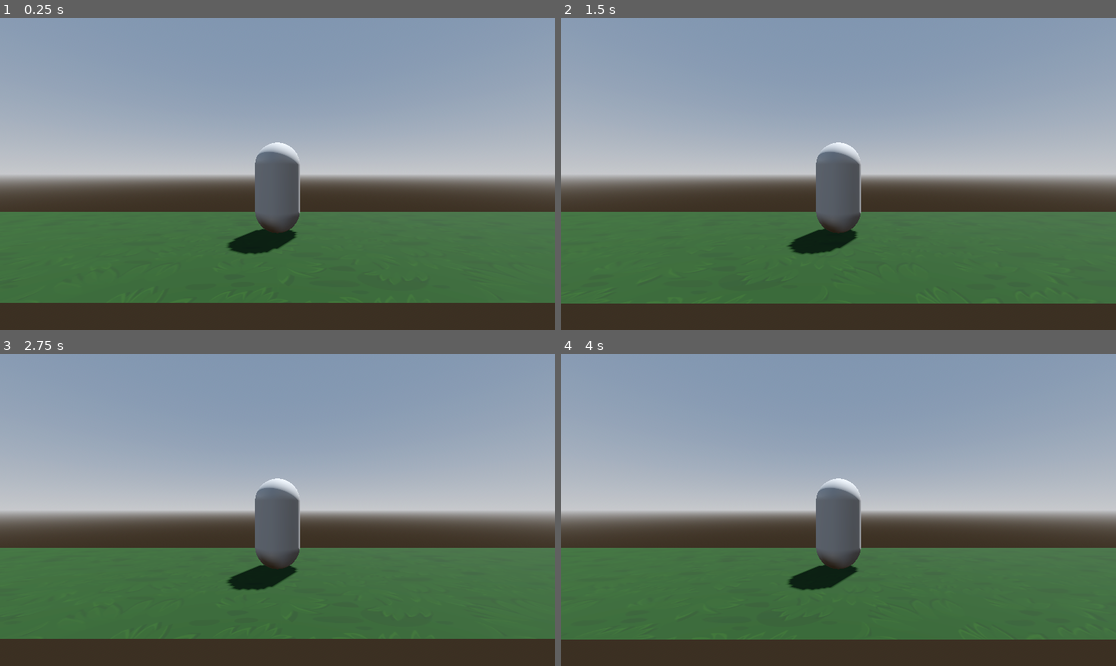
Above: before the commit, frames 1-4 (two rows, left to right).
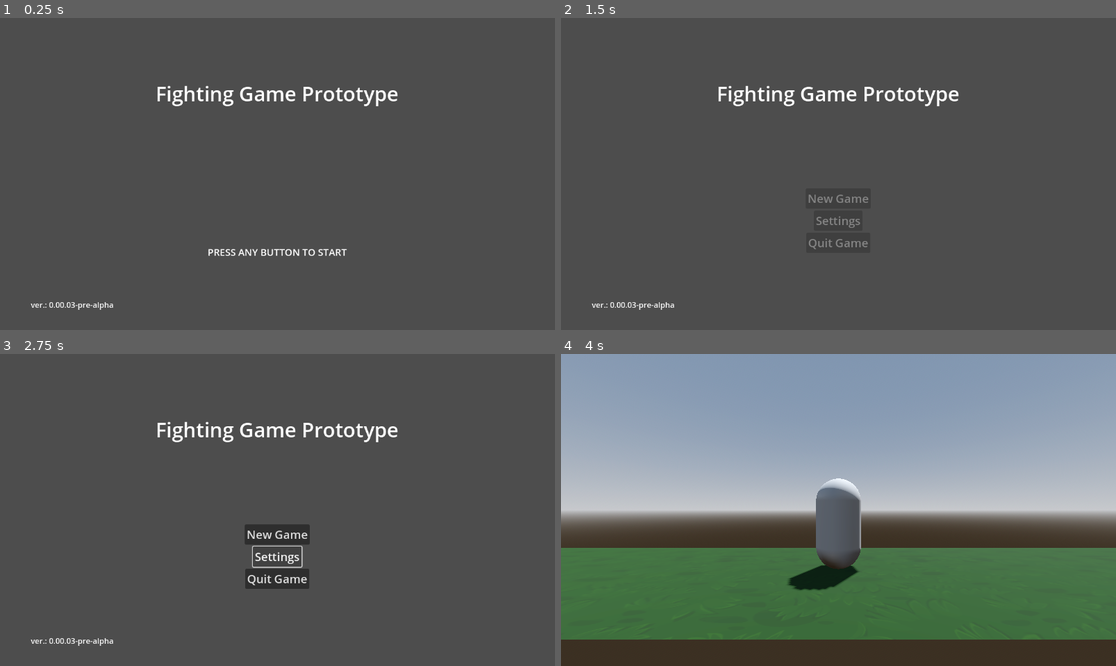
Above: after the commit, the same moments.

Repository: shoyguer/fighting-game-prototype-dev
Game: Godot game, scene res://ui/main_menu/main_menu.tscn
Two runs of this game, one before a commit and one after it. Both use one fixed random seed, a clock stepped at 60 frames per second and the inputs below. Before the commit the project starts from res://scenes/ring/base_ring.tscn.
Inputs (mouse positions are in pixels of both pictures, inside the frame that each line leads up to):
- Up to frame 1 (0.25 s): no input
- Up to frame 2 (1.5 s): tap Enter at 0.5 s; move the mouse to (960, 158) at 0.52 s; hold D (move_right) 0.53-1.28 s; hold S (move_crouch) 0.53-1.28 s; tap W (move_jump) at 0.77 s; move the mouse to (727, 189) at 1.27 s; hold A (move_left) from 1.28 s (still down); tap S (move_crouch) at 1.35 s
- Up to frame 3 (2.75 s): tap W (move_jump) at 1.52 s; release A (move_left) at 2 s; click (277, 556) at 2 s, where only the run after the commit has a clickable "Settings"
- Up to frame 4 (4 s): click (838, 534) at 2.75 s, where only the run after the commit has a clickable "New Game"; tap Space at 3.5 s; move the mouse to (894, 441) at 3.52 s; hold D (move_right) from 3.53 s (still down); hold S (move_crouch) from 3.53 s (still down)

The runs differ from the first frame. In frame 1, 96% of the frame differs, in the area x 0-100%, y 0-100%; in frame 2, 96%; in frame 3, 96%; in frame 4, less than 0.1%.

Commit message:
Main Menu done
- Added Scene Loader
- Added Main menu
- Added UI Buttons
- Added Game Version
- Added Main Menu buttons functionality to: Quit Game & New Game

Diff:
--- /dev/null
+++ b/fighting-game-prototype/autoload/global.gd
@@ -0,0 +1,8 @@
+extends Node
+
+
+var game_version: Dictionary = {
+	"major": "0",
+	"minor": "00",
+	"build": "03",
+	"label": "pre-alpha"}
--- a/fighting-game-prototype/project.godot
+++ b/fighting-game-prototype/project.godot
@@ -11,9 +11,14 @@
 [application]
 
 config/name="Fighting Game Prototype"
-run/main_scene="res://scenes/ring/base_ring.tscn"
+run/main_scene="res://ui/main_menu/main_menu.tscn"
 config/features=PackedStringArray("4.3", "Forward Plus")
 config/icon="res://icon.svg"
+
+[autoload]
+
+SceneLoader="*res://ui/scene_loader/scene_loader.tscn"
+Global="*res://autoload/global.gd"
 
 [input]
 
--- /dev/null
+++ b/fighting-game-prototype/ui/main_menu/button/ui_button.gd
@@ -0,0 +1,37 @@
+@tool
+class_name UIButton
+extends Button
+
+
+signal button_got_pressed(button: UIButton)
+
+enum ButtonType {
+	RESUME,
+	NEW_GAME,
+	LOAD_GAME,
+	SETTINGS,
+	RESTART,
+	QUIT_MENU,
+	QUIT_GAME
+}
+
+@export var button_type: ButtonType
+## You can just drag and drop the [PackedScene] here, and it will automatically set
+## the [member scene_path_to_load]. By doing so, this variable will still be empty. [br]
+## This variable NEEDS to stay empty, otherwise, it will load the whole scene for
+## every button, and take memory (and the [SceneLoader] will have no point in existing).
+@export var scene_to_load: PackedScene:
+	set(value):
+		if (scene_path_to_load is String) and (value != null):
+			scene_path_to_load = value.resource_path
+	get:
+		return scene_to_load
+@export var scene_path_to_load: String
+
+
+func _ready() -> void:
+	scene_to_load = scene_to_load
+
+
+func _button_pressed() -> void:
+	button_got_pressed.emit(self)
--- /dev/null
+++ b/fighting-game-prototype/ui/main_menu/button/ui_button.tscn
@@ -0,0 +1,11 @@
+[gd_scene load_steps=2 format=3 uid="uid://ckuhsxkta1i1s"]
+
+[ext_resource type="Script" path="res://ui/main_menu/button/ui_button.gd" id="1_0icm5"]
+
+[node name="Button" type="Button"]
+size_flags_horizontal = 4
+theme_override_font_sizes/font_size = 24
+text = "Button"
+script = ExtResource("1_0icm5")
+
+[connection signal="pressed" from="." to="." method="_button_pressed"]
--- /dev/null
+++ b/fighting-game-prototype/ui/main_menu/main_menu.gd
@@ -0,0 +1,97 @@
+class_name MainMenu
+extends Control
+
+
+enum State {
+	PRE_MENU,
+	MAIN_MENU
+}
+
+enum Fade {
+	IN, OUT
+}
+
+@export var current_state: State = State.PRE_MENU
+@export var fade_time: float = 0.5
+
+var current_container: VBoxContainer
+
+@onready var pre_menu: VBoxContainer = %PreMenu
+@onready var main_menu: VBoxContainer = %MainMenu
+@onready var game_version_label: Label = %GameVersionLabel
+
+
+
+func _ready() -> void:
+	main_menu.modulate.a = 0
+	current_container = pre_menu
+
+	# Connects all the main_menu buttons button_got_pressed signals.
+	for button: UIButton in main_menu.get_children():
+		button.button_got_pressed.connect(_menu_button_pressed)
+
+	#region Set Game Version
+	var game_version_label_text: String = "ver.: "
+
+	# Sets game version
+	for key in Global.game_version.keys():
+		if (key != "major") and (key != "label"):
+			game_version_label_text += "."
+		if key == "label":
+			game_version_label_text += "-"
+		game_version_label_text += Global.game_version[key]
+
+	game_version_label.text = game_version_label_text
+	#endregion
+
+
+func _input(event: InputEvent) -> void:
+	if (event is not InputEventMouse) and (event is not InputEventMouseMotion) and (
+		current_state == State.PRE_MENU):
+		_menu_state_manager(State.MAIN_MENU)
+
+
+func _menu_state_manager(new_state: State) -> void:
+	current_state = new_state
+
+	match new_state:
+		State.MAIN_MENU:
+			# Hides old VBoxContainer
+			await _fade_container(current_container, Fade.OUT)
+
+			# Little timer
+			await get_tree().create_timer(0.25).timeout
+
+			# Sets new VBoxContainer then shows it.
+			current_container = main_menu
+			await _fade_container(current_container, Fade.IN)
+
+
+func _menu_button_pressed(button: UIButton) -> void:
+	match button.button_type:
+
+		button.ButtonType.QUIT_GAME:
+			get_tree().quit()
+
+		_:
+			if button.scene_path_to_load != "":
+				SceneLoader.load_scene(button.scene_path_to_load)
+
+
+func _fade_container(container: VBoxContainer, type: Fade) -> void:
+	var tween = get_tree().create_tween()
+
+	match type:
+		Fade.IN:
+			container.show()
+			tween.tween_property(container, "modulate:a", 1, fade_time)
+			await tween.finished
+			return
+
+		Fade.OUT:
+			tween.tween_property(container, "modulate:a", 0, fade_time)
+			tween.tween_callback(func():
+				container.hide()
+				)
+			await tween.finished
+			return
--- /dev/null
+++ b/fighting-game-prototype/ui/main_menu/main_menu.tscn
@@ -0,0 +1,91 @@
+[gd_scene load_steps=3 format=3 uid="uid://41w8tahr6hsk"]
+
+[ext_resource type="Script" path="res://ui/main_menu/main_menu.gd" id="1_3p2fk"]
+[ext_resource type="PackedScene" uid="uid://ckuhsxkta1i1s" path="res://ui/main_menu/button/ui_button.tscn" id="2_spj15"]
+
+[node name="MainMenu" type="Control"]
+layout_mode = 3
+anchors_preset = 15
+anchor_right = 1.0
+anchor_bottom = 1.0
+grow_horizontal = 2
+grow_vertical = 2
+script = ExtResource("1_3p2fk")
+
+[node name="MarginContainer2" type="MarginContainer" parent="."]
+layout_mode = 0
+offset_right = 40.0
+offset_bottom = 40.0
+theme_override_constants/margin_left = 64
+theme_override_constants/margin_top = 584
+theme_override_constants/margin_right = 64
+theme_override_constants/margin_bottom = 80
+
+[node name="GameVersionLabel" type="Label" parent="MarginContainer2"]
+unique_name_in_owner = true
+layout_mode = 2
+text = "ver.: 0.00.00-test"
+
+[node name="MarginContainer" type="MarginContainer" parent="."]
+layout_mode = 1
+anchors_preset = 15
+anchor_right = 1.0
+anchor_bottom = 1.0
+grow_horizontal = 2
+grow_vertical = 2
+theme_override_constants/margin_left = 64
+theme_override_constants/margin_top = 128
+theme_override_constants/margin_right = 64
+theme_override_constants/margin_bottom = 80
+
+[node name="VBoxContainer" type="VBoxContainer" parent="MarginContainer"]
+layout_mode = 2
+
+[node name="Label" type="Label" parent="MarginContainer/VBoxContainer"]
+layout_mode = 2
+theme_override_font_sizes/font_size = 42
+text = "Fighting Game Prototype"
+horizontal_alignment = 1
+
+[node name="MarginContainer" type="MarginContainer" parent="MarginContainer/VBoxContainer"]
+layout_mode = 2
+theme_override_constants/margin_top = 80
+
+[node name="PreMenu" type="VBoxContainer" parent="MarginContainer/VBoxContainer"]
+unique_name_in_owner = true
+layout_mode = 2
+size_flags_vertical = 3
+alignment = 2
+
+[node name="Label" type="Label" parent="MarginContainer/VBoxContainer/PreMenu"]
+layout_mode = 2
+theme_override_font_sizes/font_size = 20
+text = "PRESS ANY BUTTON TO START"
+horizontal_alignment = 1
+
+[node name="MarginContainer" type="MarginContainer" parent="MarginContainer/VBoxContainer/PreMenu"]
+custom_minimum_size = Vector2(0, 64)
+layout_mode = 2
+
+[node name="MainMenu" type="VBoxContainer" parent="MarginContainer/VBoxContainer"]
+unique_name_in_owner = true
+visible = false
+layout_mode = 2
+size_flags_vertical = 3
+alignment = 1
+
+[node name="ButtonNewGame" parent="MarginContainer/VBoxContainer/MainMenu" instance=ExtResource("2_spj15")]
+layout_mode = 2
+text = "New Game"
+button_type = 1
+scene_path_to_load = "res://scenes/ring/base_ring.tscn"
+
+[node name="ButtonSettings" parent="MarginContainer/VBoxContainer/MainMenu" instance=ExtResource("2_spj15")]
+layout_mode = 2
+text = "Settings"
+button_type = 3
+
+[node name="ButtonQuitGame" parent="MarginContainer/VBoxContainer/MainMenu" instance=ExtResource("2_spj15")]
+layout_mode = 2
+text = "Quit Game"
+button_type = 6
--- /dev/null
+++ b/fighting-game-prototype/ui/scene_loader/scene_loader.gd
@@ -0,0 +1,38 @@
+extends Control
+
+
+var progress: Array = []
+var scene_to_load: String = ""
+var scene_load_status: int = 0
+var loading: bool = false
+
+@onready var percentage_label: Label = %PercentageLabel
+
+
+func _ready() -> void:
+	hide()
+
+
+func _process(_delta: float) -> void:
+	# If the scene is loading, the code will run
+	if loading == true:
+		scene_load_status = ResourceLoader.load_threaded_get_status(scene_to_load, progress)
+		percentage_label.text = str(progress[0] * 100) + "%"
+
+		if scene_load_status == ResourceLoader.THREAD_LOAD_LOADED:
+			loading = false
+			var new_scene = ResourceLoader.load_threaded_get(scene_to_load)
+
+			# If game is paused, unpause it
+			if get_tree().paused == true:
+				get_tree().paused = false
+
+			hide()
+			get_tree().change_scene_to_packed(new_scene)
+
+
+func load_scene(new_scene_name: String) -> void:
+	scene_to_load = new_scene_name
+	ResourceLoader.load_threaded_request(scene_to_load)
+	loading = true
+	show()
--- /dev/null
+++ b/fighting-game-prototype/ui/scene_loader/scene_loader.tscn
@@ -0,0 +1,31 @@
+[gd_scene load_steps=2 format=3 uid="uid://bce7uq0sonohr"]
+
+[ext_resource type="Script" path="res://ui/scene_loader/scene_loader.gd" id="1_o4g3a"]
+
+[node name="SceneLoader" type="Control"]
+layout_mode = 3
+anchors_preset = 15
+anchor_right = 1.0
+anchor_bottom = 1.0
+grow_horizontal = 2
+grow_vertical = 2
+script = ExtResource("1_o4g3a")
+
+[node name="VBoxContainer" type="VBoxContainer" parent="."]
+layout_mode = 1
+anchors_preset = 15
+anchor_right = 1.0
+anchor_bottom = 1.0
+grow_horizontal = 2
+grow_vertical = 2
+alignment = 1
+
+[node name="HBoxContainer" type="HBoxContainer" parent="VBoxContainer"]
+layout_mode = 2
+alignment = 1
+
+[node name="PercentageLabel" type="Label" parent="VBoxContainer/HBoxContainer"]
+unique_name_in_owner = true
+layout_mode = 2
+theme_override_font_sizes/font_size = 40
+text = "0%"
